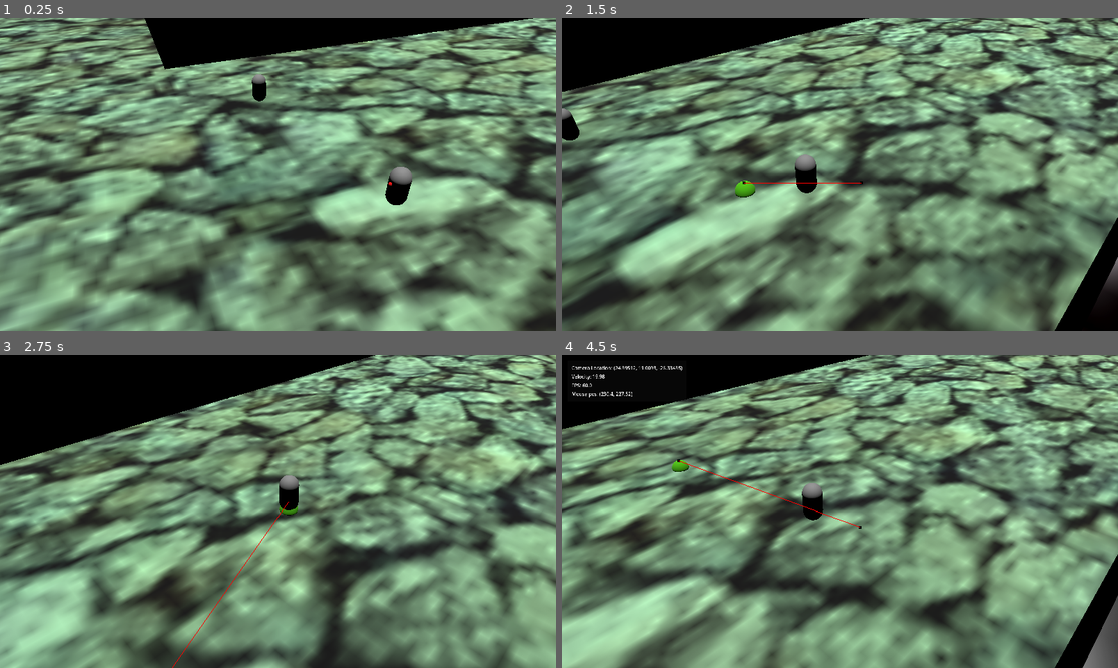
Above: before the commit, frames 1-4 (two rows, left to right).
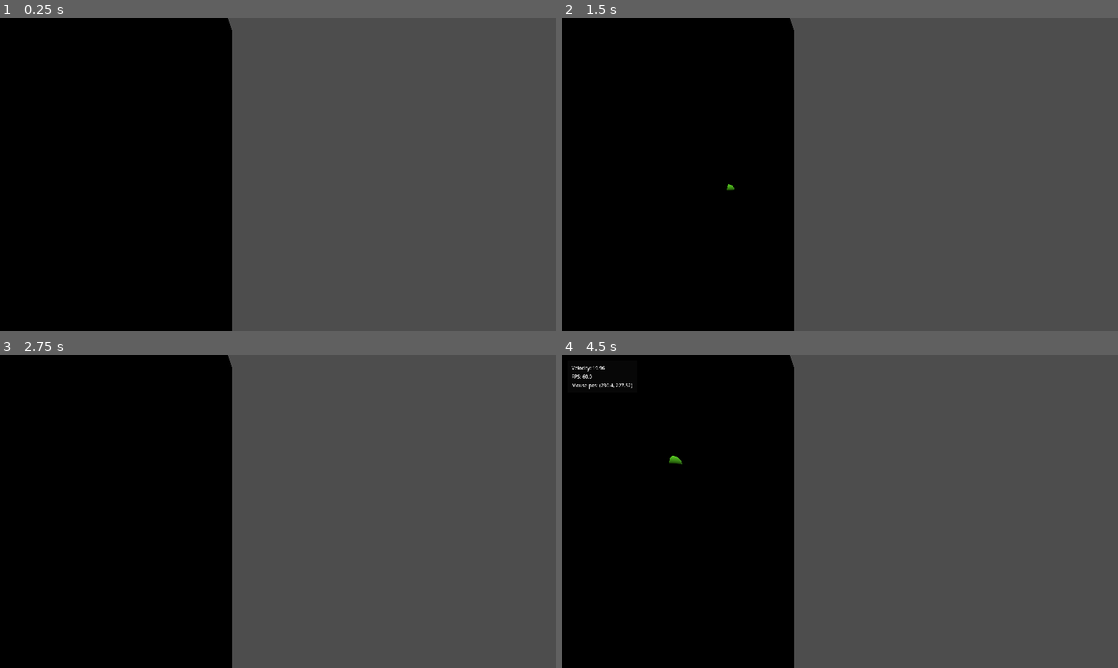
Above: after the commit, the same moments.

Repository: OLIWAPUNK/WSKAZEM
Game: Godot game, scene res://Scenes/GameWorld/World.tscn
Same seed, same stepped clock (60 frames per second), same inputs: the game is played once before the commit and once after it.
Inputs (mouse positions are in pixels of both pictures, inside the frame that each line leads up to):
- Up to frame 1 (0.25 s): no input
- Up to frame 2 (1.5 s): move the mouse to (962, 158) at 0.52 s; click (962, 158) at 0.6 s; move the mouse to (728, 190) at 1.27 s; click (728, 190) at 1.35 s
- Up to frame 3 (2.75 s): move the mouse to (333, 442) at 2.02 s; click (333, 442) at 2.1 s
- Up to frame 4 (4.5 s): move the mouse to (812, 574) at 2.77 s; click (812, 574) at 2.85 s; move the mouse to (1006, 558) at 3.52 s; click (1006, 558) at 3.6 s; tap F1 (debug) at 4.15 s; move the mouse to (673, 464) at 4.27 s; click (673, 464) at 4.35 s

The runs differ from the first frame. In frame 1, 88% of the frame differs, in the area x 0-100%, y 0-100%; in frame 2, 83%; in frame 3, 82%; in frame 4, 85%.
Error after the commit: Trying to assign value of type 'CameraManager.gd' to a variable of type 'CameraMovement.gd'. (res://Scripts/Camera/CameraManager.gd:4)

Commit message:
FIx switched file names

Diff:
--- a/Scenes/GameWorld/World.tscn
+++ b/Scenes/GameWorld/World.tscn
@@ -1,9 +1,9 @@
 [gd_scene format=3 uid="uid://c31twgojuxm01"]
 
 [ext_resource type="Script" uid="uid://tbu5dankrsvh" path="res://Scripts/Navigation/PlayerMovement.gd" id="1_5cjrv"]
-[ext_resource type="Script" uid="uid://bsgu6eduntlso" path="res://Scripts/Camera/CameraMovement.gd" id="1_5nsto"]
+[ext_resource type="Script" uid="uid://bsgu6eduntlso" path="res://Scripts/Camera/CameraManager.gd" id="1_5nsto"]
 [ext_resource type="PackedScene" uid="uid://p6rboyogdta8" path="res://Scenes/GameWorld/Town.tscn" id="1_45d1s"]
-[ext_resource type="Script" uid="uid://bw67bkw8ycju0" path="res://Scripts/Camera/CameraManager.gd" id="1_j0p05"]
+[ext_resource type="Script" uid="uid://bsgu6eduntlso" path="res://Scripts/Camera/CameraMovement.gd" id="1_j0p05"]
 [ext_resource type="Script" uid="uid://ghd7qncpwxfk" path="res://Scripts/Navigation/PointerManager.gd" id="1_kn06e"]
 [ext_resource type="Script" uid="uid://bk4qdfln5185h" path="res://Scripts/Camera/CameraZoneManager.gd" id="5_45d1s"]
 [ext_resource type="PackedScene" uid="uid://dlepneomk2mjd" path="res://Scenes/GameWorld/CameraZone.tscn" id="5_y7y61"]
@@ -86,11 +86,8 @@
 
 [node name="CameraNode" type="Node" parent="." unique_id=446876853]
 
-[node name="CameraManager" type="Node" parent="CameraNode" unique_id=1853696030 node_paths=PackedStringArray("default_camera_zone", "follow_point")]
+[node name="CameraManager" type="Node" parent="CameraNode" unique_id=1853696030]
 script = ExtResource("1_5nsto")
-default_camera_zone = NodePath("../CameraZoneManager/CameraZone")
-follow_point = NodePath("../../PlayerNode/PlayerBody")
-SMOOTHING = 0.1
 
 [node name="Camera" type="Camera3D" parent="CameraNode" unique_id=1420979486]
 transform = Transform3D(1, 0, 0, 0, 1, 0, 0, 0, 1, 0, 100, 0)
--- a/Scripts/Camera/CameraManager.gd
+++ b/Scripts/Camera/CameraManager.gd
@@ -1,76 +1,29 @@
-class_name CameraMovement
+class_name CameraManager
 extends Node
 
-@onready var camera_manager: CameraManager = $"../../CameraManager"
-@onready var camera_node: Camera3D = $".."
+@onready var camera_movement: CameraMovement = $"../Camera/CameraMovement"
+@onready var player_movement := $"../../PlayerNode/PlayerMovement"
+@onready var zone_manager: CameraZoneManager = $"../CameraZoneManager"
 
-var current_zone: CameraZone = null
+@export var default_camera_zone: CameraZone
+@export var follow_point: Node3D
 
-var camera_smoothing: bool = false
-var rotation_target: Vector3 = Vector3.ZERO
+@export_group("Movement Smoothing")
+@export_range(0.0, 1.0, 0.01) var SMOOTHING: float = 0.5
 
 
 
 func _ready() -> void:
-	assert(camera_node, "Not found")
-	assert(camera_node.current, "Main camera not active")
-	assert(camera_manager, "Not found")
+	assert(zone_manager, "Not found")
+	assert(default_camera_zone, "Not set")
+	assert(follow_point, "Not set")
+
+	zone_manager.connect("zone_changed", camera_movement.new_camera_zone)
+	default_camera_zone.disable_collisions()
+	default_camera_zone.smoothing_priority = int(-INF)
 
 
-func _process(_delta: float) -> void:
 
-	if camera_smoothing:
-		camera_node.position = camera_node.position.slerp(get_camera_position(), camera_manager.SMOOTHING)
-	else:
-		camera_node.position = get_camera_position()
-		camera_smoothing = true
+func _physics_process(_delta: float) -> void:
 
-	rotation_target = rotation_target.slerp(get_camera_rotation_target(), 0.1)
-	camera_node.look_at(rotation_target) # WARNING
-
-
-func get_camera_position() -> Vector3:
-
-	var follow_point_target := camera_manager.follow_point.global_position
-	return current_zone.get_camera_position(follow_point_target)
-
-
-func get_camera_rotation_target() -> Vector3:
-
-	if current_zone.lock_camera == current_zone.lockType.NONE:
-		return camera_manager.follow_point.global_position
-
-	if current_zone.lock_camera == current_zone.lockType.BOTH:
-		var looking_direction := -current_zone.locked_view.get_camera_transform().basis.z
-		var camera_position := camera_node.global_position
-
-		return camera_position + looking_direction
-
-	return calculate_rotation_with_locking()
-
-
-func calculate_rotation_with_locking() -> Vector3:
-
-	var locked_normal: Vector3
-	if current_zone.lock_camera == current_zone.lockType.HORIZONTAL:
-		locked_normal = current_zone.locked_view.global_transform.basis.x
-	if current_zone.lock_camera == current_zone.lockType.VERTICAL:
-		locked_normal = current_zone.locked_view.global_transform.basis.y
-
-	var look_plane := Plane(locked_normal, get_camera_position())
-
-	return look_plane.project(camera_manager.follow_point.global_position)
-
-
-func new_camera_zone(new_zone: CameraZone) -> void:
-
-	var smooth_in = (new_zone.smoothType in [CameraZone.smoothType.IN, CameraZone.smoothType.BOTH])
-	var smooth_out = (current_zone.smoothType in [CameraZone.smoothType.OUT, CameraZone.smoothType.BOTH])
-
-	if current_zone:
-		if new_zone.smoothing_priority >= current_zone.smoothing_priority:
-			camera_smoothing = smooth_in
-		else:
-			camera_smoothing = smooth_out
-
-	current_zone = new_zone
+	Global.debug.add_debug_property("Camera Location", camera_movement.camera_node.global_transform.origin, 1)
--- a/Scripts/Camera/CameraMovement.gd
+++ b/Scripts/Camera/CameraMovement.gd
@@ -1,29 +1,76 @@
-class_name CameraManager
+class_name CameraMovement
 extends Node
 
-@onready var camera_movement: CameraMovement = $"../Camera/CameraMovement"
-@onready var player_movement := $"../../PlayerNode/PlayerMovement"
-@onready var zone_manager: CameraZoneManager = $"../CameraZoneManager"
+@onready var camera_manager: CameraManager = $"../../CameraManager"
+@onready var camera_node: Camera3D = $".."
 
-@export var default_camera_zone: CameraZone
-@export var follow_point: Node3D
+var current_zone: CameraZone = null
 
-@export_group("Movement Smoothing")
-@export_range(0.0, 1.0, 0.01) var SMOOTHING: float = 0.5
+var camera_smoothing: bool = false
+var rotation_target: Vector3 = Vector3.ZERO
 
 
 
 func _ready() -> void:
-	assert(zone_manager, "Not found")
-	assert(default_camera_zone, "Not set")
-	assert(follow_point, "Not set")
-
-	zone_manager.connect("zone_changed", camera_movement.new_camera_zone)
-	default_camera_zone.disable_collisions()
-	default_camera_zone.smoothing_priority = int(-INF)
+	assert(camera_node, "Not found")
+	assert(camera_node.current, "Main camera not active")
+	assert(camera_manager, "Not found")
 
 
+func _process(_delta: float) -> void:
 
-func _physics_process(_delta: float) -> void:
+	if camera_smoothing:
+		camera_node.position = camera_node.position.slerp(get_camera_position(), camera_manager.SMOOTHING)
+	else:
+		camera_node.position = get_camera_position()
+		camera_smoothing = true
 
-	Global.debug.add_debug_property("Camera Location", camera_movement.camera_node.global_transform.origin, 1)
+	rotation_target = rotation_target.slerp(get_camera_rotation_target(), 0.1)
+	camera_node.look_at(rotation_target) # WARNING
+
+
+func get_camera_position() -> Vector3:
+
+	var follow_point_target := camera_manager.follow_point.global_position
+	return current_zone.get_camera_position(follow_point_target)
+
+
+func get_camera_rotation_target() -> Vector3:
+
+	if current_zone.lock_camera == current_zone.lockType.NONE:
+		return camera_manager.follow_point.global_position
+
+	if current_zone.lock_camera == current_zone.lockType.BOTH:
+		var looking_direction := -current_zone.locked_view.get_camera_transform().basis.z
+		var camera_position := camera_node.global_position
+
+		return camera_position + looking_direction
+
+	return calculate_rotation_with_locking()
+
+
+func calculate_rotation_with_locking() -> Vector3:
+
+	var locked_normal: Vector3
+	if current_zone.lock_camera == current_zone.lockType.HORIZONTAL:
+		locked_normal = current_zone.locked_view.global_transform.basis.x
+	if current_zone.lock_camera == current_zone.lockType.VERTICAL:
+		locked_normal = current_zone.locked_view.global_transform.basis.y
+
+	var look_plane := Plane(locked_normal, get_camera_position())
+
+	return look_plane.project(camera_manager.follow_point.global_position)
+
+
+func new_camera_zone(new_zone: CameraZone) -> void:
+
+	var smooth_in = (new_zone.smoothType in [CameraZone.smoothType.IN, CameraZone.smoothType.BOTH])
+	var smooth_out = (current_zone.smoothType in [CameraZone.smoothType.OUT, CameraZone.smoothType.BOTH])
+
+	if current_zone:
+		if new_zone.smoothing_priority >= current_zone.smoothing_priority:
+			camera_smoothing = smooth_in
+		else:
+			camera_smoothing = smooth_out
+
+	current_zone = new_zone
Not shown, changed: Scripts/Camera/CameraManager.gd.uid
Not shown, changed: Scripts/Camera/CameraMovement.gd.uid
Not shown, added: Scripts/player_movement.gd.uid
